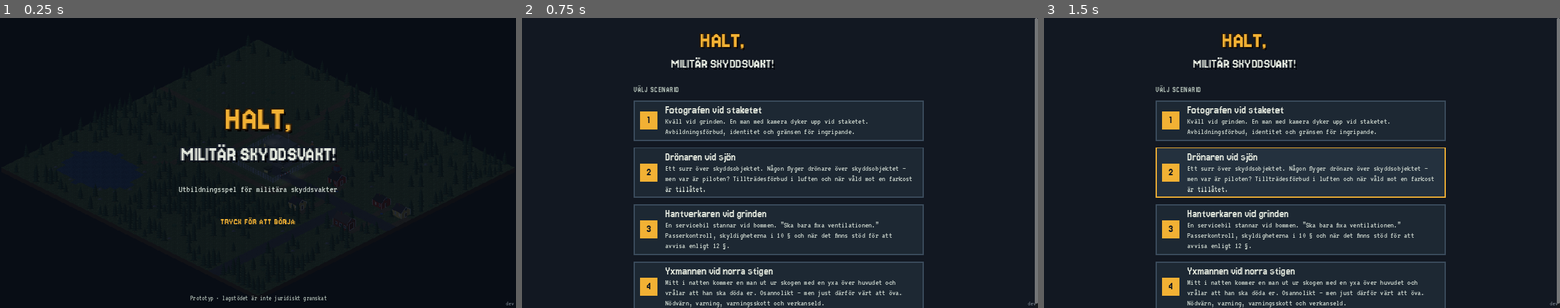
Above: before the commit, frames 1-3 (left to right).
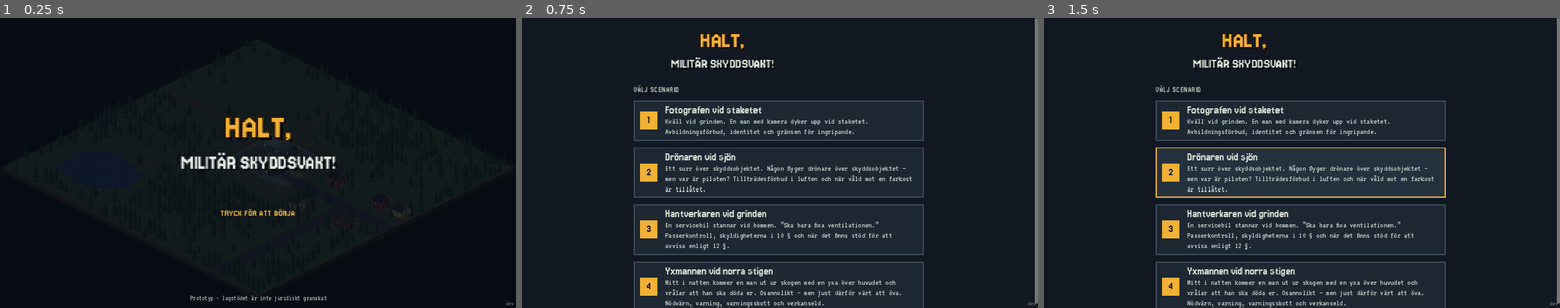
Above: after the commit, the same moments.

Repository: sulaco-hue/skyddsvakt
Game: Godot game, scene res://scenes/main.tscn
Same seed, same stepped clock (60 frames per second), same inputs: the game is played once before the commit and once after it.
Inputs (mouse positions are in pixels of both pictures, inside the frame that each line leads up to):
- Up to frame 1 (0.25 s): no input
- Up to frame 2 (0.75 s): tap Enter at 0.5 s; drag from (780, 163) to (831, 99) at 0.52 s
- Up to frame 3 (1.5 s): tap Space at 1.25 s; drag from (1198, 177) to (1276, 221) at 1.27 s

The runs differ from the first frame. In frame 1, 2.8% of the frame differs, in the area x 34-66%, y 31-72%; in frame 2, nothing differs; in frame 3, nothing differs.

Commit message:
Startskärmen: ta bort undertiteln
Co-Authored-By: Claude Opus 5.5 <noreply@anthropic.com>
Claude-Session: https://claude.ai/code/session_01PWrrRnAUGCDbWAToA7Kxse

Diff:
--- a/scripts/ui/titelskarm.gd
+++ b/scripts/ui/titelskarm.gd
@@ -47,9 +47,6 @@
 	logga.stretch_mode = TextureRect.STRETCH_KEEP_ASPECT_CENTERED
 	logga.texture_filter = CanvasItem.TEXTURE_FILTER_NEAREST
 	kol.add_child(logga)
-	var under := UiKit.etikett("Utbildningsspel för militära skyddsvakter", 24, UiKit.LJUS)
-	under.horizontal_alignment = HORIZONTAL_ALIGNMENT_CENTER
-	kol.add_child(under)
 	kol.add_child(UiKit.ruta_farg(Color(0, 0, 0, 0), Vector2(0, 20)))
 	_uppmaning = UiKit.rubrik("TRYCK FÖR ATT BÖRJA", 16, UiKit.BARNSTEN)
 	_uppmaning.horizontal_alignment = HORIZONTAL_ALIGNMENT_CENTER
